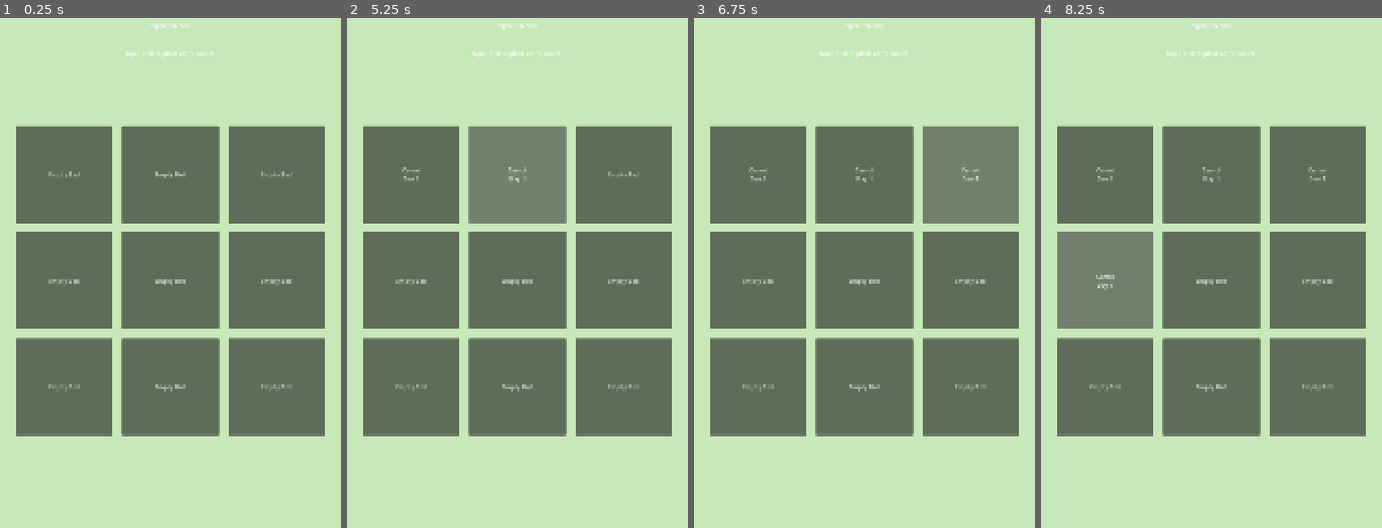
Above: before the commit, frames 1-4 (left to right).
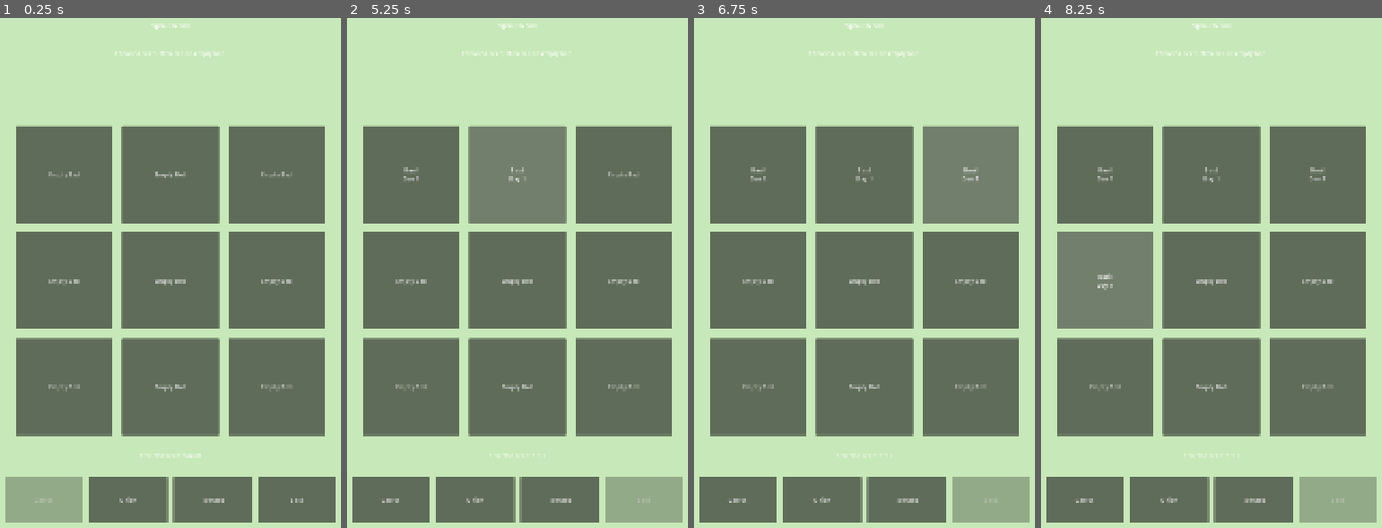
Above: after the commit, the same moments.

Repository: Angelo223/sprout-and-soil
Game: Godot game, scene res://MainScene.tscn
Two runs of this game, one before a commit and one after it. Both use one fixed random seed, a clock stepped at 60 frames per second and the inputs below.
Inputs (mouse positions are in pixels of both pictures, inside the frame that each line leads up to):
- Up to frame 1 (0.25 s): no input
- Up to frame 2 (5.25 s): click (476, 497) at 0.5 s, where only the run after the commit has a clickable "Onion"; click (391, 497) at 1.25 s, where only the run after the commit has a clickable "Carrot"; click (558, 497) at 2 s, where only the run after the commit has a clickable "Tomato"; click (643, 497) at 2.75 s, where only the run after the commit has a clickable "Basil"; click "Empty Bed" at 3.5 s; click "Carrot Day 1" (after the commit: "Basil Day 1") at 4.25 s; click "Empty Bed" at 5 s
- Up to frame 3 (6.75 s): click "Carrot Day 1" (after the commit: "Basil Day 1") at 5.75 s; click "Empty Bed" at 6.5 s
- Up to frame 4 (8.25 s): click "Carrot Day 1" (after the commit: "Basil Day 1") at 7.25 s; click "Empty Bed" at 8 s

The runs differ from the first frame. In frame 1, 8.4% of the frame differs, in the area x 1-99%, y 6-99%; in frame 2, 8.4%; in frame 3, 8.4%; in frame 4, 8.5%.

Commit message:
Add seed selection bar to main scene

Diff:
--- a/sprout-&-soil/scripts/main_scene.gd
+++ b/sprout-&-soil/scripts/main_scene.gd
@@ -1,9 +1,18 @@
 extends Node2D
+
+const AVAILABLE_SEEDS := ["carrot", "onion", "tomato", "basil"]
+
+var garden_grid: GardenGrid
+var selected_seed_id := "carrot"
+var seed_buttons: Dictionary = {}
+var selected_seed_label: Label
 
 func _ready() -> void:
 	_create_background()
 	_create_title()
 	_create_garden_grid()
+	_create_seed_bar()
+	_update_seed_selection_ui()
 
 func _create_background() -> void:
 	var background := ColorRect.new()
@@ -24,13 +33,51 @@
 
 	var hint := Label.new()
 	hint.name = "Hint"
-	hint.text = "Tap a bed to plant a test carrot."
+	hint.text = "Choose a seed, then tap an empty bed."
 	hint.position = Vector2(0, 155)
 	hint.size = Vector2(1080, 60)
 	hint.horizontal_alignment = HORIZONTAL_ALIGNMENT_CENTER
 	add_child(hint)
 
 func _create_garden_grid() -> void:
-	var garden_grid := GardenGrid.new()
+	garden_grid = GardenGrid.new()
 	garden_grid.name = "GardenGrid"
+	garden_grid.set_selected_seed(selected_seed_id)
 	add_child(garden_grid)
+
+func _create_seed_bar() -> void:
+	selected_seed_label = Label.new()
+	selected_seed_label.name = "SelectedSeedLabel"
+	selected_seed_label.position = Vector2(0, 1230)
+	selected_seed_label.size = Vector2(1080, 50)
+	selected_seed_label.horizontal_alignment = HORIZONTAL_ALIGNMENT_CENTER
+	add_child(selected_seed_label)
+
+	var seed_bar := HBoxContainer.new()
+	seed_bar.name = "SeedBar"
+	seed_bar.position = Vector2(70, 1300)
+	seed_bar.size = Vector2(940, 120)
+	seed_bar.alignment = BoxContainer.ALIGNMENT_CENTER
+	seed_bar.add_theme_constant_override("separation", 16)
+	add_child(seed_bar)
+
+	for seed_id in AVAILABLE_SEEDS:
+		var button := Button.new()
+		button.name = "%sSeedButton" % seed_id.capitalize()
+		button.text = PlantData.get_display_name(seed_id)
+		button.custom_minimum_size = Vector2(210, 100)
+		button.pressed.connect(_on_seed_button_pressed.bind(seed_id))
+		seed_bar.add_child(button)
+		seed_buttons[seed_id] = button
+
+func _on_seed_button_pressed(seed_id: String) -> void:
+	selected_seed_id = seed_id
+	garden_grid.set_selected_seed(selected_seed_id)
+	_update_seed_selection_ui()
+
+func _update_seed_selection_ui() -> void:
+	selected_seed_label.text = "Selected seed: %s" % PlantData.get_display_name(selected_seed_id)
+
+	for seed_id in seed_buttons.keys():
+		var button: Button = seed_buttons[seed_id]
+		button.disabled = seed_id == selected_seed_id
